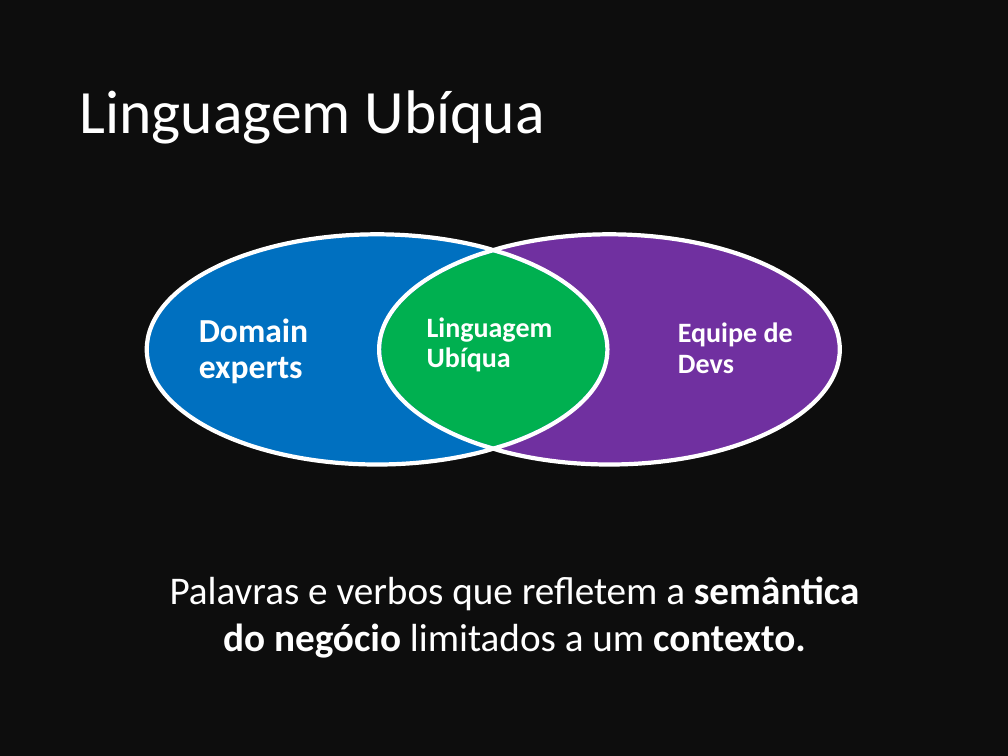
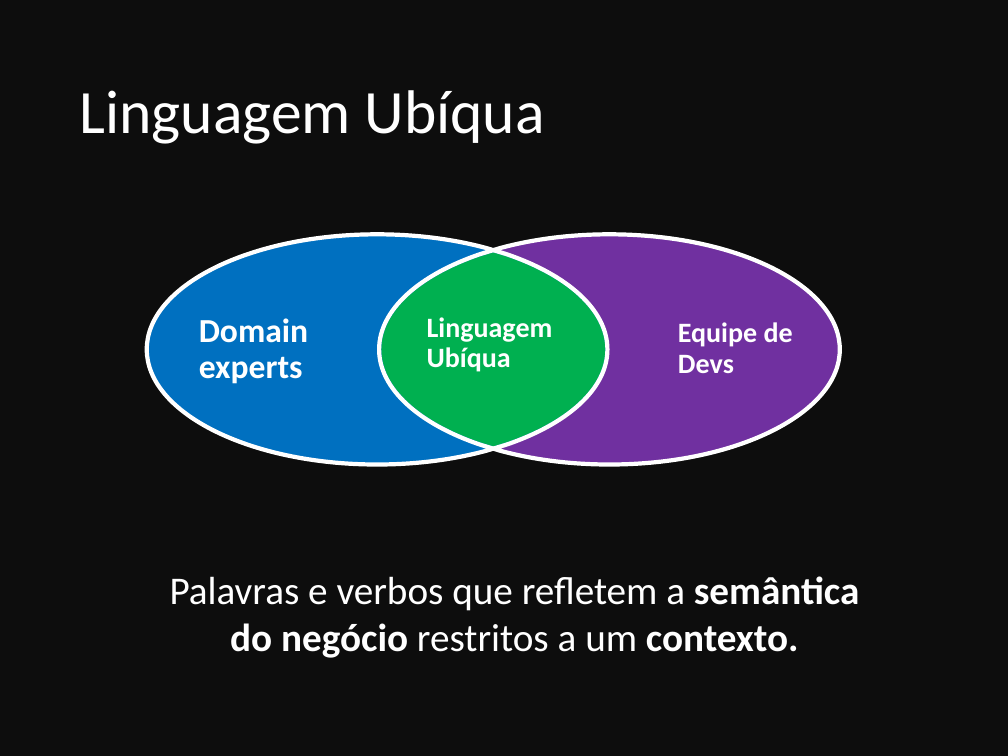
Before and after one commit to ivanpaulovich/event-sourcing-jambo, a slide deck: slide 4 of docs/Introdução ao Domain-Driven-Design (DDD).pptx. Drawn at 1008x756 pixels with LibreOffice and Linux fonts; fonts in the diff are those of the drawing. Boxes give left, top, right and bottom in pixels: in the first picture for what was removed or moved away, otherwise in the second. Text is boxed around its words. In the diff, an @@ line names an element or a change of style, - is before the commit and + after.

```diff
--- a/docs/Introdução ao Domain-Driven-Design (DDD).pptx
+++ b/docs/Introdução ao Domain-Driven-Design (DDD).pptx
@@ text at box(170, 576, 859, 658): text changed @@
-Palavras e verbos que refletem a semântica do negócio limitados a um contexto.
+Palavras e verbos que refletem a semântica do negócio restritos a um contexto.
```
Also in this commit, not shown: 1 other file.
